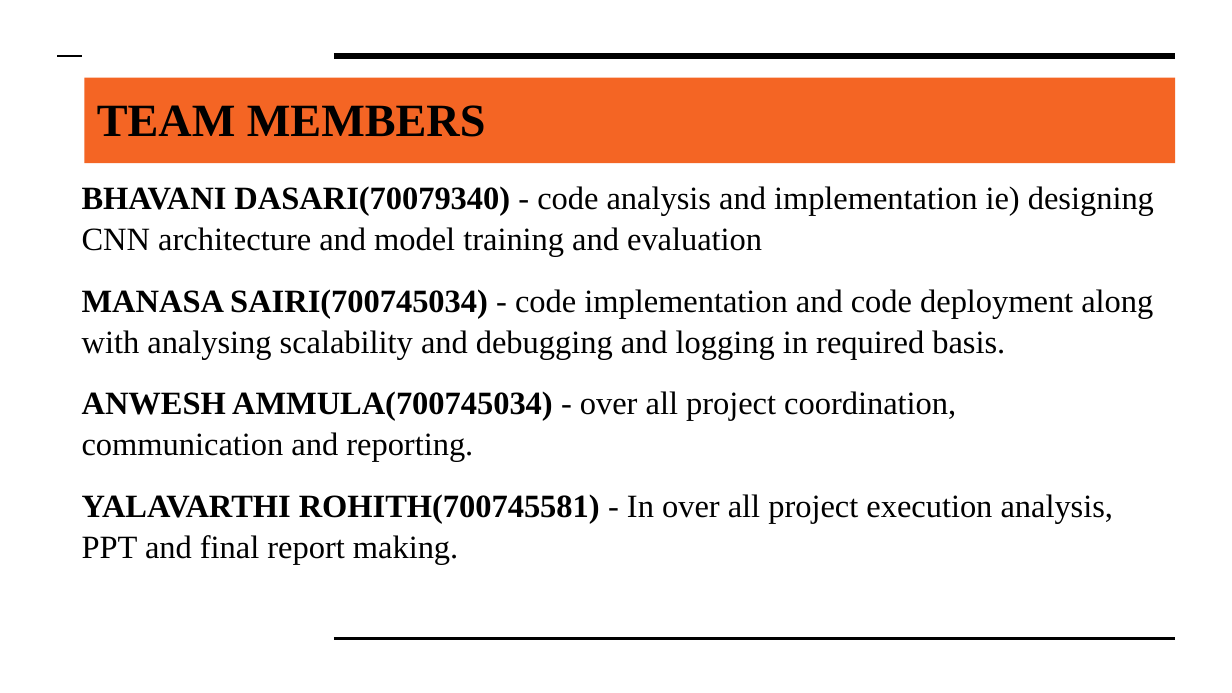
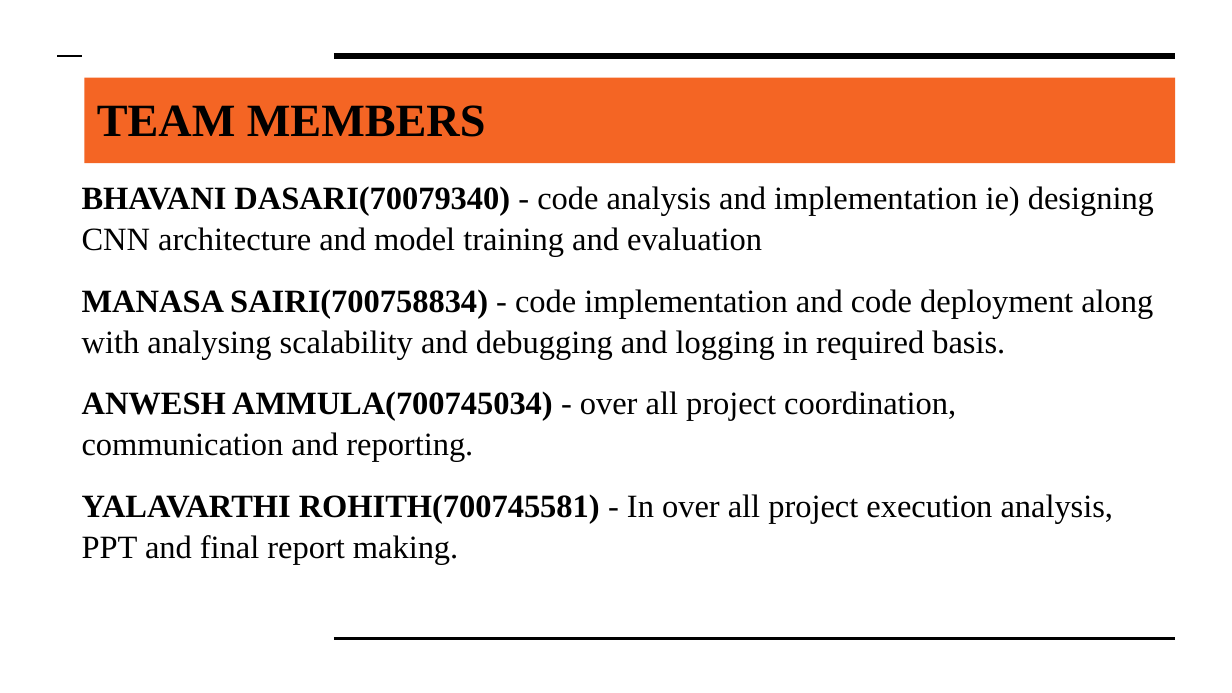
Before and after one commit to Bhavani700759340/NEURALNETWORKSANDDEEPLEARNINGPROJECT, a slide deck: slide 2 of LUNG CANCER DETECTION USING CONVOLUTIONAL NEURAL NETWORK(CNN).pptx. Drawn at 1232x693 pixels with LibreOffice and Linux fonts; fonts in the diff are those of the drawing. Boxes give left, top, right and bottom in pixels: in the first picture for what was removed or moved away, otherwise in the second. Text is boxed around its words. In the diff, an @@ line names an element or a change of style, - is before the commit and + after.

```diff
--- a/LUNG CANCER DETECTION USING CONVOLUTIONAL NEURAL NETWORK(CNN).pptx
+++ b/LUNG CANCER DETECTION USING CONVOLUTIONAL NEURAL NETWORK(CNN).pptx
@@ text at (82, 289, 1153, 359): text changed @@
-MANASA SAIRI(700745034) - code implementation and code deployment along with analysing scalability and debugging and logging in required basis.
+MANASA SAIRI(700758834) - code implementation and code deployment along with analysing scalability and debugging and logging in required basis.
```
Also in this commit, not shown: 3 other slides changed.
